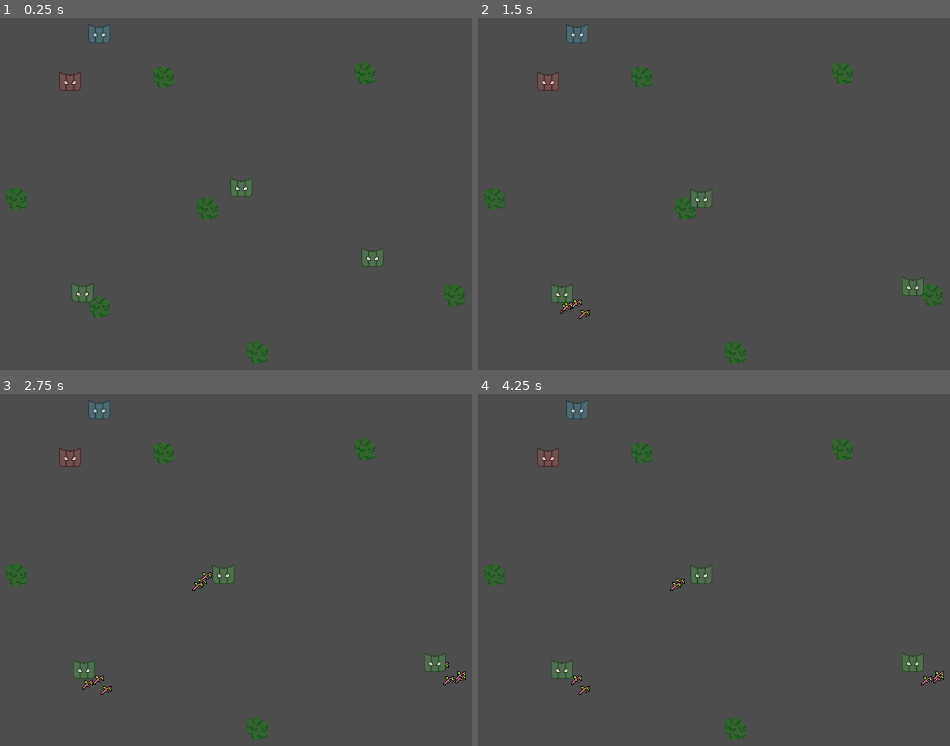
Above: before the commit, frames 1-4 (two rows, left to right).
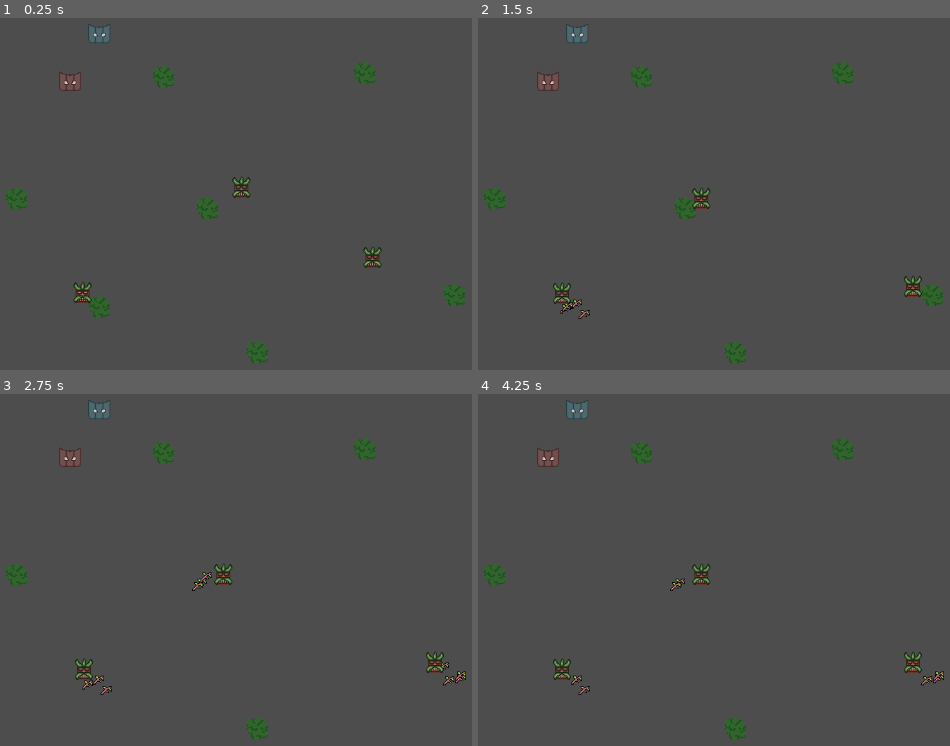
Above: after the commit, the same moments.

Repository: Kayno0o/gwj-86-godot
Game: Godot game, scene res://stages/game/game.tscn
Two runs of this game, one before a commit and one after it. Both use one fixed random seed, a clock stepped at 60 frames per second and the inputs below.
Inputs:
- Up to frame 1 (0.25 s): no input
- Up to frame 2 (1.5 s): no input
- Up to frame 3 (2.75 s): tap Enter at 2 s
- Up to frame 4 (4.25 s): tap Space at 2.75 s; tap Enter at 3.5 s

The runs differ from the first frame. In frame 1, 0.7% of the frame differs, in the area x 15-82%, y 44-81%; in frame 2, 0.7%; in frame 3, 0.7%; in frame 4, 0.7%.

Commit message:
feat: use mask image

Diff:
--- a/entities/mask/mask.gd
+++ b/entities/mask/mask.gd
@@ -5,13 +5,15 @@
 @export var color: Color = Color.WHITE
 @export var mask_name: String = "Mask"
 @export var movement_speed: float = 50.0
+
 @export var attack: float = 5
 @export var attack_speed: float = 1.0
 @export var attack_range: float = 15.0
+@export var attack_distance: float = 30.0
+
 @export var inventory_size: int = 1
 @export var check_cooldown: float = 2.0
 @export var pickup_distance: float = 30.0
-@export var attack_distance: float = 30.0
 
 @onready var collision_shape: CollisionShape2D = $CollisionShape2D
 
--- a/entities/mask/mask_green/mask_green.tres
+++ b/entities/mask/mask_green/mask_green.tres
@@ -1,12 +1,12 @@
 [gd_resource type="SpriteFrames" load_steps=2 format=3 uid="uid://ca6vdp6830gst"]
 
-[ext_resource type="Texture2D" uid="uid://dnqjhjrs4vblj" path="res://entities/mask/mask_green/green.png" id="1_ae8ph"]
+[ext_resource type="Texture2D" uid="uid://caipea0ynvebi" path="res://entities/mask/mask_green/feuille_verte.png" id="1_xlo8x"]
 
 [resource]
 animations = [{
 "frames": [{
 "duration": 1.0,
-"texture": ExtResource("1_ae8ph")
+"texture": ExtResource("1_xlo8x")
 }],
 "loop": true,
 "name": &"default",
